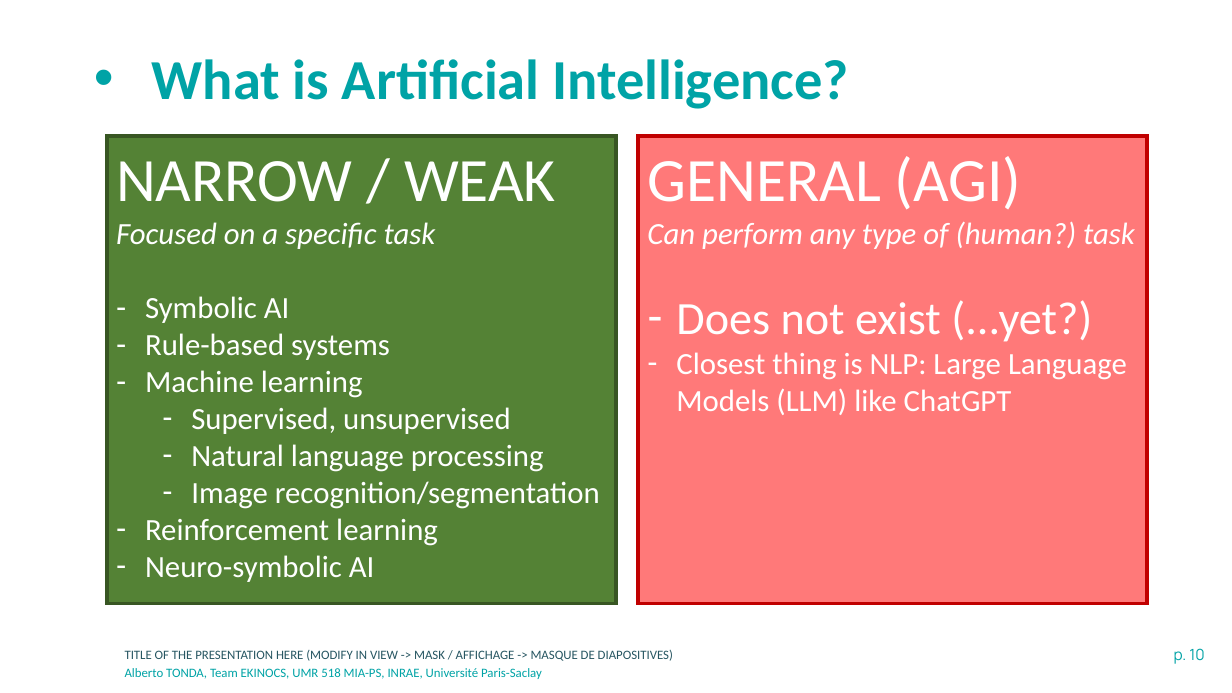
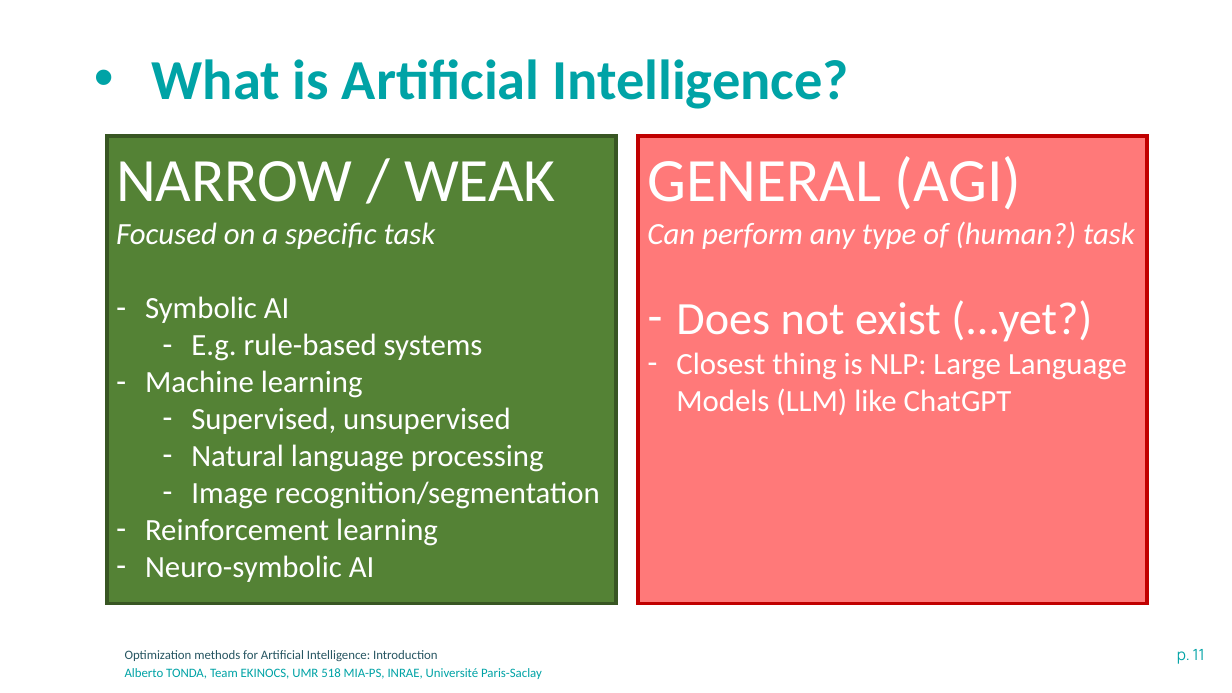
Before and after one commit to albertotonda/teaching, a slide deck: slide 11 of optimization-methods-for-artificial-intelligence/introduction.pptx (slide 10 before the commit). Drawn at 1232x693 pixels with LibreOffice and Linux fonts; fonts in the diff are those of the drawing; background and template pictures are left out. Boxes give left, top, right and bottom in pixels: in the first picture for what was removed or moved away, otherwise in the second. Text is boxed around its words. In the diff, an @@ line names an element or a change of style, - is before the commit and + after.

```diff
--- a/optimization-methods-for-artificial-intelligence/introduction.pptx
+++ b/optimization-methods-for-artificial-intelligence/introduction.pptx
@@ text in rectangle at [191,333,483,361]: text changed @@
-– Rule-based systems
+  – E.g. rule-based systems
@@ text at [125,650,438,661]: text changed @@
-TITLE OF THE PRESENTATION HERE (MODIFY IN VIEW -> MASK / AFFICHAGE -> MASQUE DE DIAPOSITIVES)
+Optimization methods for Artificial Intelligence: Introduction
@@ page number at [1177,649,1205,664]: text changed @@
-p. 10
+p. 11
```
Also in this commit, not shown: 11 other slides changed, 11 slides added, 4 other files.
